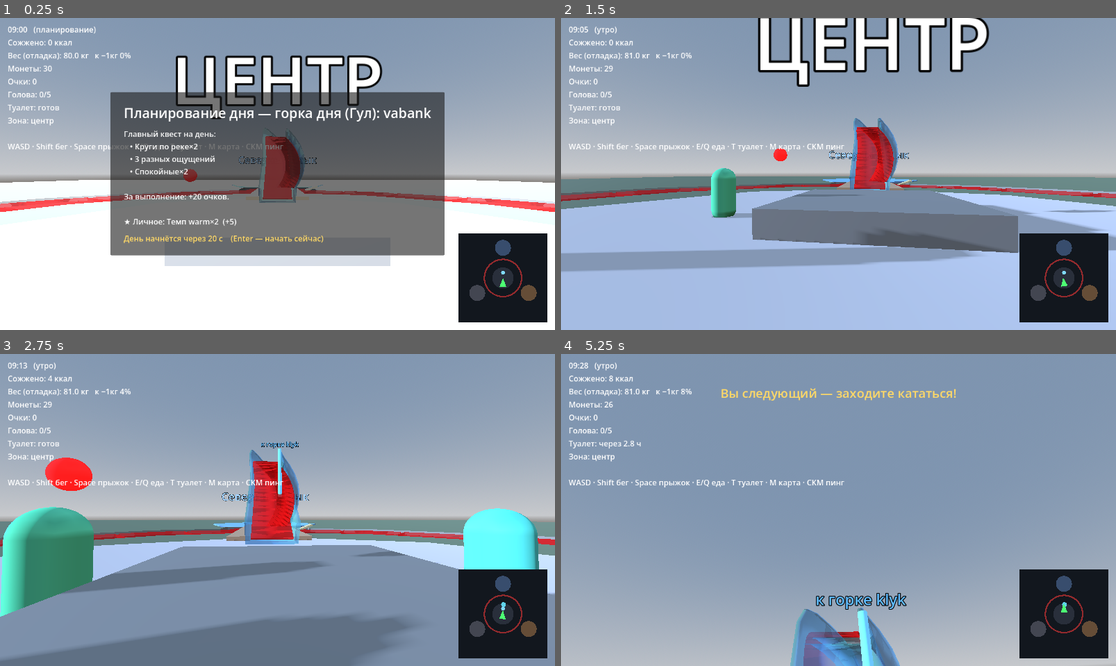
Above: before the commit, frames 1-4 (two rows, left to right).
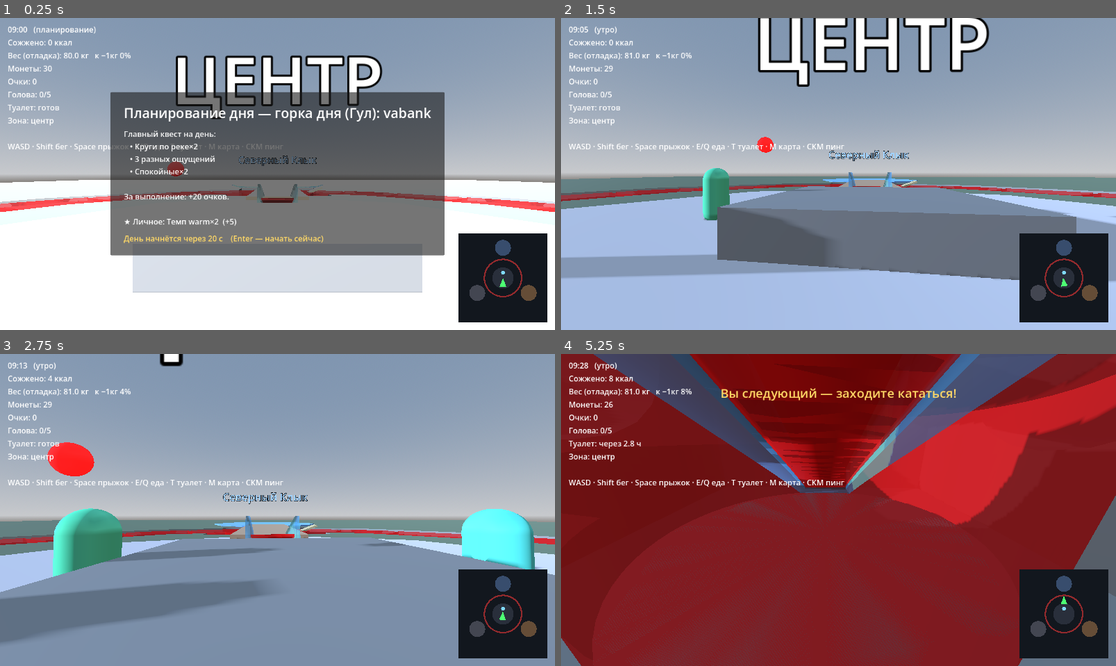
Above: after the commit, the same moments.

Repository: evangelipeep/Red-Wave
Game: Godot game, scene res://world/ParkGreybox.tscn
The game is run twice, just before and just after one commit, with the same random seed, the same clock (stepped at 60 frames per second) and the same inputs. The project has no main scene, so this scene is started directly.
Inputs (mouse positions are in pixels of both pictures, inside the frame that each line leads up to):
- Up to frame 1 (0.25 s): no input
- Up to frame 2 (1.5 s): tap Enter (ui_accept) at 0.5 s; drag from (1066, 276) to (894, 105) at 0.52 s; move the mouse to (810, 174) at 1.27 s; hold W (move_forward) from 1.28 s (still down); tap E (eat_snack) at 1.35 s
- Up to frame 3 (2.75 s): keep holding W (move_forward); tap Space (jump) at 1.52 s; move the mouse to (288, 503) at 2.02 s; hold Middle mouse button (ping) from 2.03 s (still down)
- Up to frame 4 (5.25 s): keep holding W (move_forward); move the mouse to (832, 516) at 2.77 s; release Middle mouse button (ping) at 2.78 s; tap Shift (sprint) at 2.85 s; click (832, 516) at 2.92 s; tap Space (jump) at 3.02, 3.77, 4.52 s; move the mouse to (877, 513) at 3.52 s; hold T (toilet) 3.53-4.28 s; move the mouse to (794, 506) at 4.27 s; tap Q (eat_meal) at 4.35 s; move the mouse to (844, 510) at 5.02 s; hold E (eat_snack) from 5.03 s (still down); click (844, 510) at 5.17 s

The runs differ from the first frame. In frame 1, 6.4% of the frame differs, in the area x 23-77%, y 36-88%; in frame 2, 12%; in frame 3, 25%; in frame 4, 95%, in the area x 0-100%, y 0-100%.

Commit message:
fix(slide): простой прямой скат (труба совпадает с катанием, удобно тестировать)
Co-Authored-By: Claude Opus 4.8 <noreply@anthropic.com>

Diff:
--- a/systems/slide/SlideRail.gd
+++ b/systems/slide/SlideRail.gd
@@ -72,10 +72,9 @@
 		_build_demo_curve(_path.curve)
 
 func _build_demo_curve(c: Curve3D) -> void:
-	# Посадка у земли → лифт вверх на горку → спуск с виражом в яму-бассейн.
+	# Простой ПРЯМОЙ скат с земли в яму-бассейн (без виражей — труба совпадает с катанием).
 	var pts := [
-		Vector3(0, 0.8, 5), Vector3(0, 3.5, 1), Vector3(0, 6.2, -3),
-		Vector3(2.0, 3.0, -7), Vector3(0, -2.0, -11), Vector3(0, -5.3, -15),
+		Vector3(0, 1.0, 6), Vector3(0, -0.5, 1), Vector3(0, -3.0, -6), Vector3(0, -5.3, -12),
 	]
 	for p in pts:
 		c.add_point(p)
@@ -364,7 +363,7 @@
 	var fwd := -_follow.global_transform.basis.z
 	var slope := -fwd.y
 	_speed += (_gravity * slope - drag * _speed) * delta
-	_speed = clampf(_speed, 3.0, max_speed)   # мин. ход — чтобы заезжать на лифт-подъём
+	_speed = clampf(_speed, 1.0, max_speed)
 	var eff := _speed * WeightSystem.speed_factor()
 	_follow.progress += eff * delta
 	_rider.ride_to(_follow.global_transform, clampf(eff / max_speed, 0.0, 1.0), delta)
